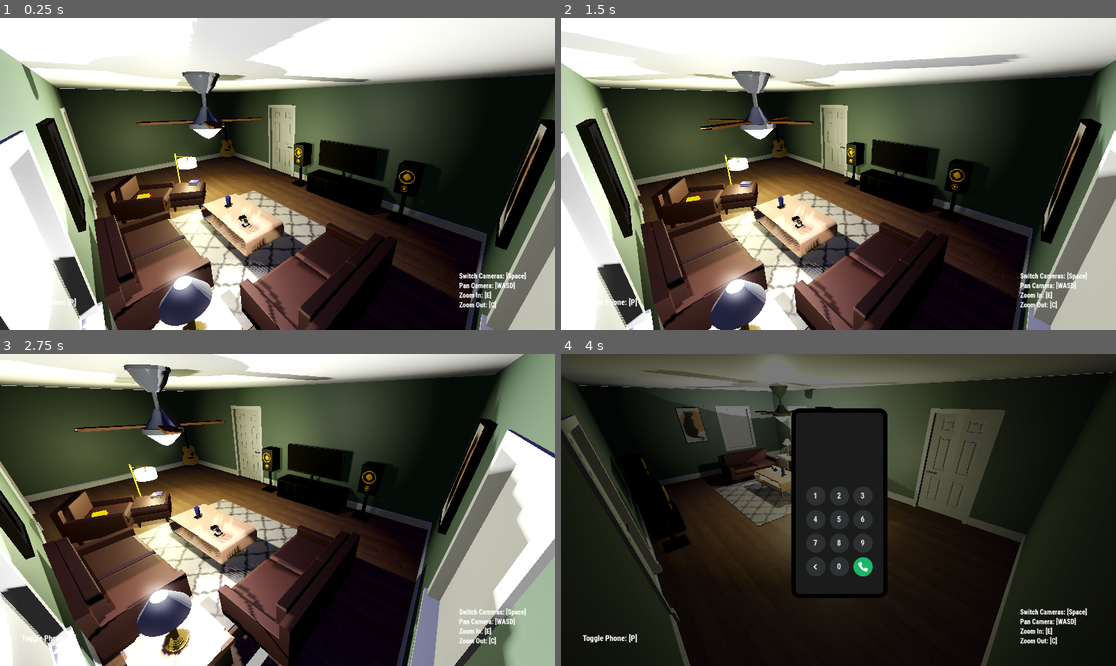
Above: before the commit, frames 1-4 (two rows, left to right).
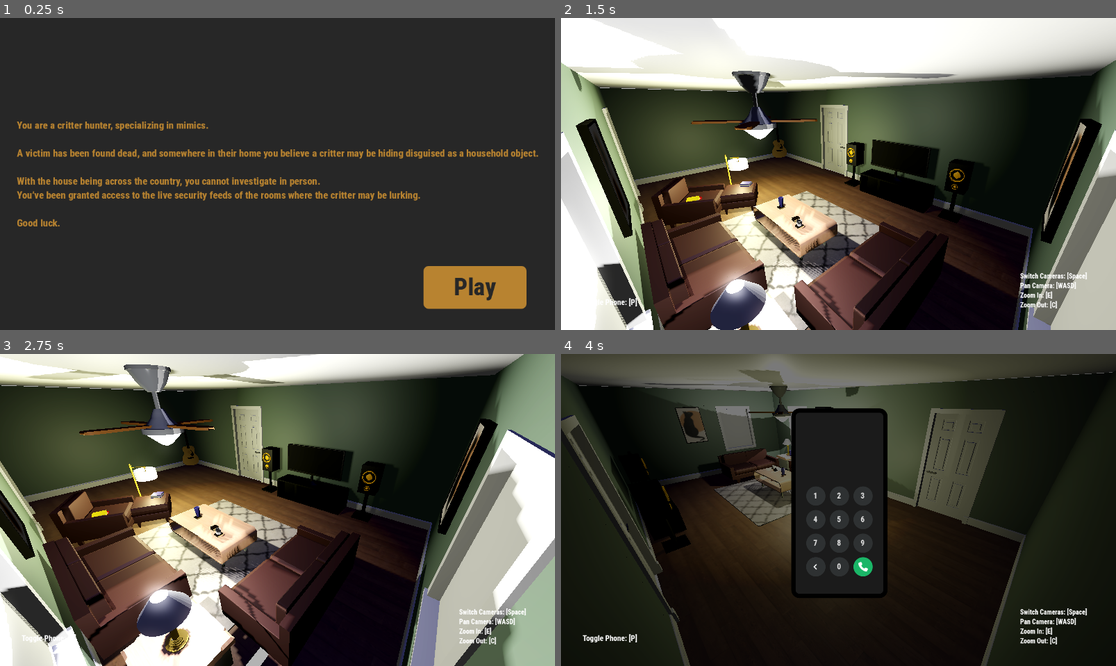
Above: after the commit, the same moments.

Repository: tvstaticghost/CritterJam
Game: Godot game, scene res://Scenes/opening_scene.tscn
Same seed, same stepped clock (60 frames per second), same inputs: the game is played once before the commit and once after it. Before the commit the project starts from res://Scenes/world.tscn.
Inputs (mouse positions are in pixels of both pictures, inside the frame that each line leads up to):
- Up to frame 1 (0.25 s): no input
- Up to frame 2 (1.5 s): click (1038, 286) at 0.5 s, where only the run after the commit has a clickable "Play"; tap Enter at 1.25 s; move the mouse to (960, 158) at 1.27 s; press the mouse at (960, 158) at 1.28 s; hold Right (right) from 1.28 s (still down)
- Up to frame 3 (2.75 s): move the mouse to (166, 525) at 2.02 s; release Right (right) at 2.03 s; release the mouse at (166, 525) at 2.03 s; hold Down (down) from 2.03 s (still down); click (166, 525) at 2.1 s
- Up to frame 4 (4 s): move the mouse to (894, 441) at 2.77 s; release Down (down) at 2.78 s; press the mouse at (894, 441) at 2.78 s; hold Right (right) 2.78-3.53 s; tap Space (switch_camera) at 2.85 s; move the mouse to (810, 572) at 3.52 s; release the mouse at (810, 572) at 3.53 s; hold Up (up) from 3.53 s (still down); tap P (toggle_phone) at 3.6 s; click (810, 572) at 3.8 s

The runs differ from the first frame. In frame 1, 84% of the frame differs, in the area x 0-100%, y 0-100%; in frame 2, 3.6%; in frame 3, 1.9%; in frame 4, 0.7%.

Commit message:
Added an opening scene

Diff:
--- /dev/null
+++ b/Scenes/opening_scene.tscn
@@ -0,0 +1,96 @@
+[gd_scene load_steps=5 format=3 uid="uid://cb2rg5hppkpxx"]
+
+[ext_resource type="Script" uid="uid://wryfpwu85red" path="res://Scripts/opening_scene.gd" id="1_3ktlq"]
+
+[sub_resource type="StyleBoxFlat" id="StyleBoxFlat_3ktlq"]
+bg_color = Color(0.152941, 0.152941, 0.152941, 1)
+border_width_left = 10
+border_width_top = 10
+border_width_right = 10
+border_width_bottom = 10
+border_color = Color(0.721569, 0.513726, 0.188235, 1)
+corner_radius_top_left = 10
+corner_radius_top_right = 10
+corner_radius_bottom_right = 10
+corner_radius_bottom_left = 10
+
+[sub_resource type="StyleBoxFlat" id="StyleBoxFlat_5a4sy"]
+bg_color = Color(0.721569, 0.513726, 0.188235, 1)
+border_width_left = 10
+border_width_top = 10
+border_width_right = 10
+border_width_bottom = 10
+border_color = Color(0.721569, 0.513726, 0.188235, 1)
+corner_radius_top_left = 10
+corner_radius_top_right = 10
+corner_radius_bottom_right = 10
+corner_radius_bottom_left = 10
+
+[sub_resource type="Theme" id="Theme_3ktlq"]
+Button/colors/font_color = Color(0.152941, 0.152941, 0.152941, 1)
+Button/colors/font_hover_color = Color(0.721569, 0.513726, 0.188235, 1)
+Button/styles/focus = SubResource("StyleBoxFlat_3ktlq")
+Button/styles/hover = SubResource("StyleBoxFlat_3ktlq")
+Button/styles/normal = SubResource("StyleBoxFlat_5a4sy")
+Button/styles/pressed = SubResource("StyleBoxFlat_5a4sy")
+
+[node name="OpeningScene" type="Control"]
+layout_mode = 3
+anchors_preset = 15
+anchor_right = 1.0
+anchor_bottom = 1.0
+grow_horizontal = 2
+grow_vertical = 2
+script = ExtResource("1_3ktlq")
+
+[node name="ColorRect" type="ColorRect" parent="."]
+layout_mode = 1
+anchors_preset = 15
+anchor_right = 1.0
+anchor_bottom = 1.0
+grow_horizontal = 2
+grow_vertical = 2
+color = Color(0.154876, 0.154876, 0.154876, 1)
+
+[node name="Label" type="Label" parent="ColorRect"]
+layout_mode = 1
+anchors_preset = 8
+anchor_left = 0.5
+anchor_top = 0.5
+anchor_right = 0.5
+anchor_bottom = 0.5
+offset_left = -20.0
+offset_top = -9.5
+offset_right = 20.0
+offset_bottom = 9.5
+grow_horizontal = 2
+grow_vertical = 2
+theme_override_colors/font_color = Color(0.721569, 0.513726, 0.188235, 1)
+theme_override_font_sizes/font_size = 21
+text = "You are a critter hunter, specializing in mimics.
+
+A victim has been found dead, and somewhere in their home you believe a critter may be hiding disguised as a household object.
+
+With the house being across the country, you cannot investigate in person.
+You’ve been granted access to the live security feeds of the rooms where the critter may be lurking.
+
+Good luck."
+
+[node name="Button" type="Button" parent="ColorRect"]
+layout_mode = 1
+anchors_preset = 3
+anchor_left = 1.0
+anchor_top = 1.0
+anchor_right = 1.0
+anchor_bottom = 1.0
+offset_left = -273.0
+offset_top = -133.0
+offset_right = -59.0
+offset_bottom = -44.0
+grow_horizontal = 0
+grow_vertical = 0
+theme = SubResource("Theme_3ktlq")
+theme_override_font_sizes/font_size = 50
+text = "Play"
+
+[connection signal="pressed" from="ColorRect/Button" to="." method="play_button"]
--- a/Scripts/main_camera.gd
+++ b/Scripts/main_camera.gd
@@ -17,7 +17,6 @@
 func _ready() -> void:
 	starting_camera_x = rotation_degrees.x
 	starting_camera_y = rotation_degrees.y
-	print(rotation_degrees.x)
 
 func _input(event: InputEvent) -> void:
 	if event.is_action_pressed("click"):
@@ -37,8 +36,6 @@
 
 	if !raycast_result.is_empty():
 		print(str(raycast_result.collider.name))
-		if raycast_result.collider.name == "Purple Book":
-			purple_book_text.visible = true
 		#Change this functionality to display in UI
 
 func _process(_delta: float) -> void:
--- /dev/null
+++ b/Scripts/opening_scene.gd
@@ -0,0 +1,6 @@
+extends Control
+
+var world_scene = preload("res://Scenes/world.tscn")
+
+func play_button() -> void:
+	get_tree().change_scene_to_packed(world_scene)
--- a/project.godot
+++ b/project.godot
@@ -11,7 +11,7 @@
 [application]
 
 config/name="CritterJam"
-run/main_scene="uid://cdjaciuhjxosu"
+run/main_scene="uid://cb2rg5hppkpxx"
 config/features=PackedStringArray("4.4", "Mobile")
 config/icon="res://icon.svg"
 
Not shown, added: Scripts/opening_scene.gd.uid
